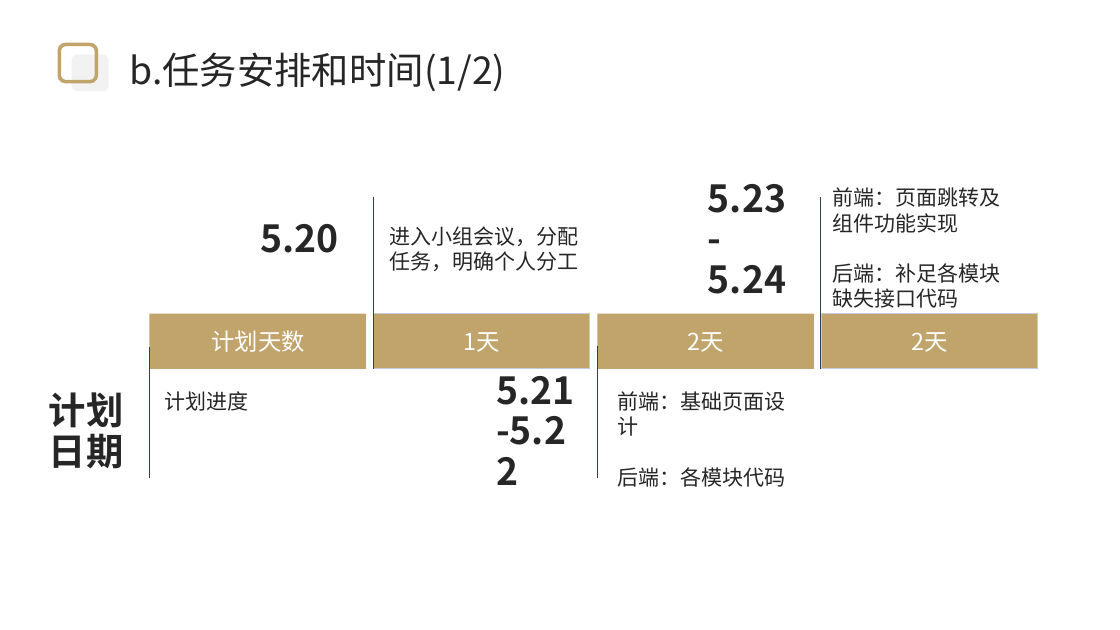
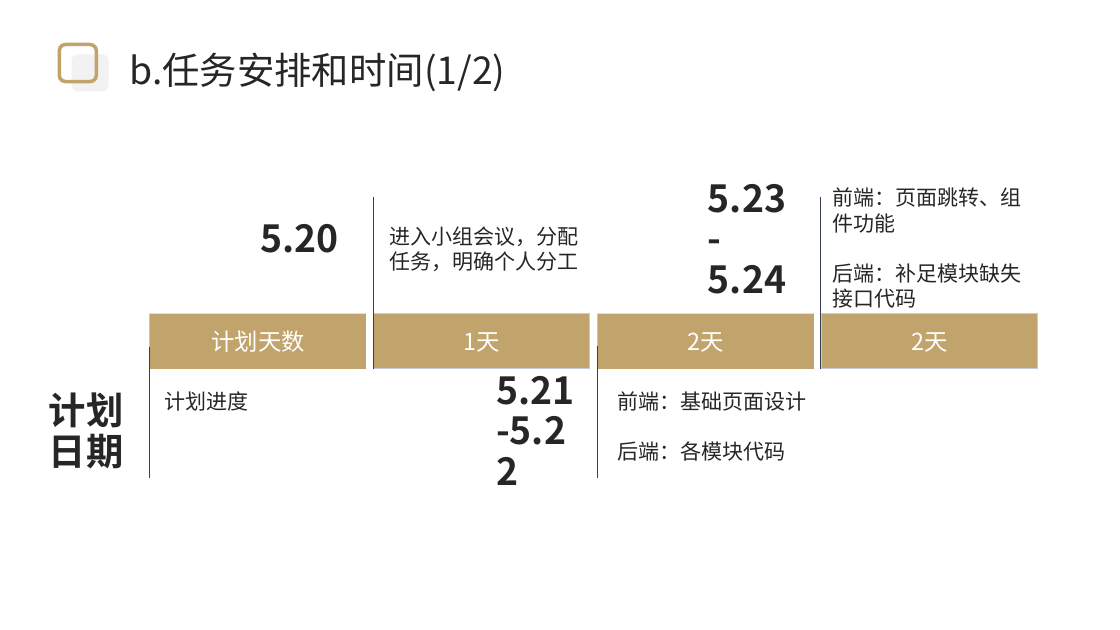
Before and after one commit to 2021FYWZ/wind, a slide deck: slide 6 of doc/项目答辩.pptx. Drawn at 1120x630 pixels with LibreOffice and Linux fonts; fonts in the diff are those of the drawing; background and template pictures are left out. Boxes give left, top, right and bottom in pixels: in the first picture for what was removed or moved away, otherwise in the second. Text is boxed around its words. In the diff, an @@ line names an element or a change of style, - is before the commit and + after.

```diff
--- a/doc/项目答辩.pptx
+++ b/doc/项目答辩.pptx
@@ text at (832, 187, 1021, 308): text changed @@
-前端：页面跳转及组件功能实现
-后端：补足各模块缺失接口代码
+前端：页面跳转、组件功能
+后端：补足模块缺失接口代码
@@ text "前端：基础页面设计" rewrapped from (618, 391, 786, 487) to (618, 391, 807, 461) @@
```
Also in this commit, not shown: 9 other slides changed, 2 slides removed.
